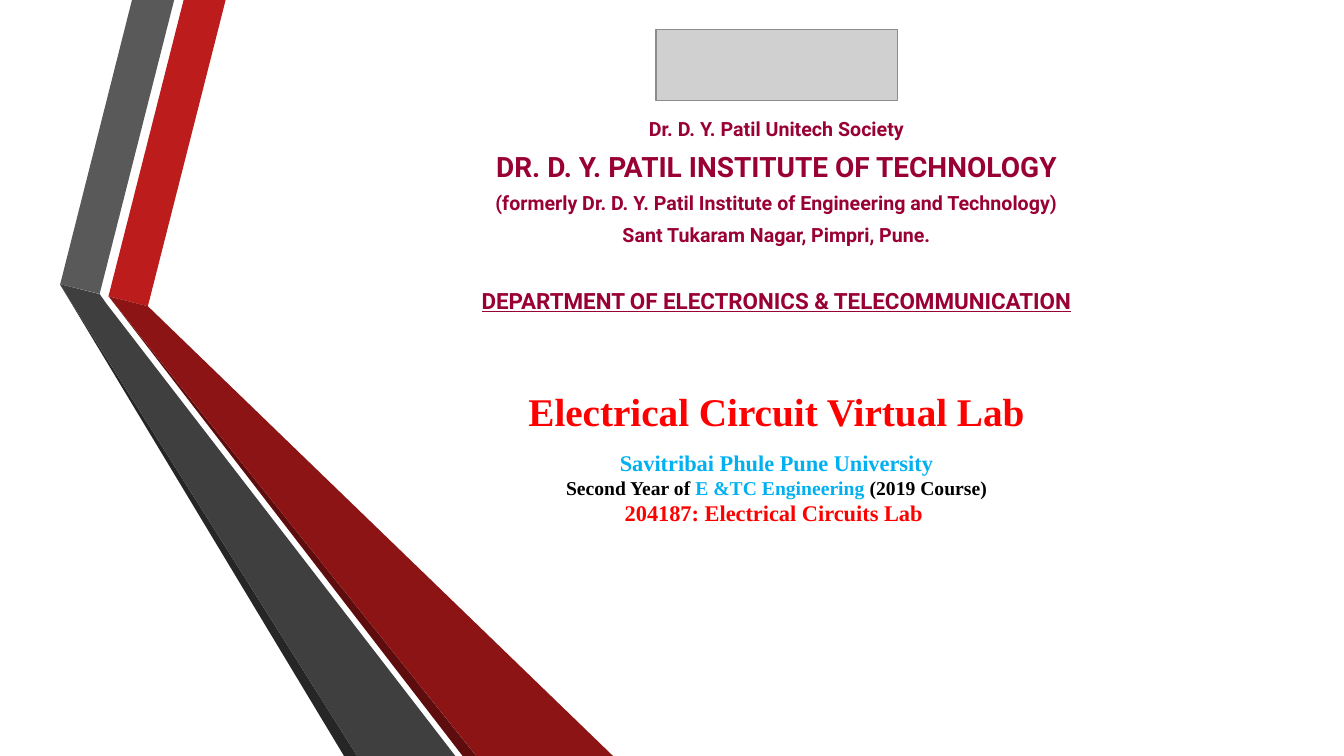
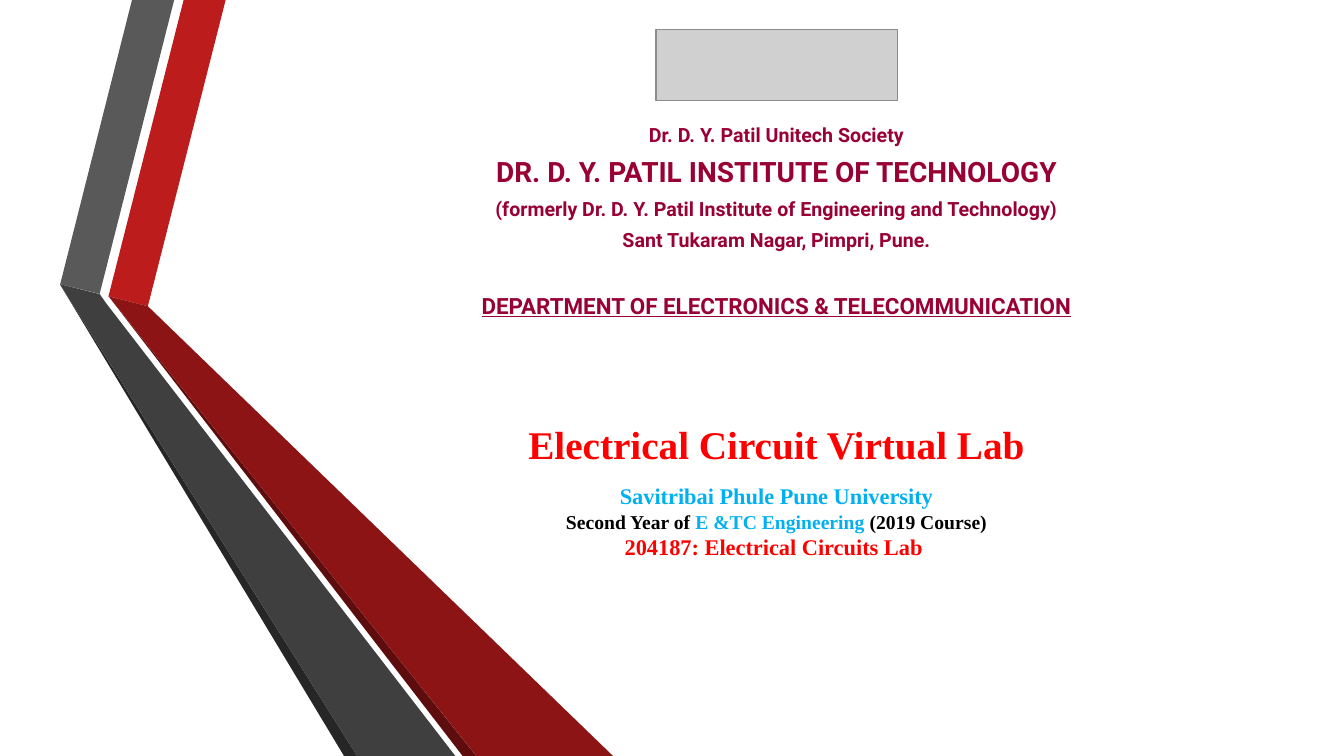
Before and after one commit to RahulAgrwal/Electrical-Virtual-lab, a slide deck: slide 1 of exp2/theoryimage/Procedure.pptx. Drawn at 1344x756 pixels with LibreOffice and Linux fonts; fonts in the diff are those of the drawing; grey boxes stand for pictures; background and template pictures are left out. Boxes give left, top, right and bottom in pixels: in the first picture for what was removed or moved away, otherwise in the second. Text is boxed around its words. In the diff, an @@ line names an element or a change of style, - is before the commit and + after.

```diff
--- a/exp2/theoryimage/Procedure.pptx
+++ b/exp2/theoryimage/Procedure.pptx
@@ text "Dr. D. Y. Patil Unitech ...": place and size @@
-text "Dr. D. Y. Patil Unitech ..." at [482,121,1071,312]
+text "Dr. D. Y. Patil Unitech ..." at [482,127,1071,317]
@@ text "Electrical Circuit Virtual Lab": place and size @@
-text "Electrical Circuit Virtual Lab" at [528,398,1024,522]
+text "Electrical Circuit Virtual Lab" at [528,431,1024,556]
```
Also in this commit, not shown: 3 other slides changed, 5 slides added, 3 slides removed, 19 other files.
